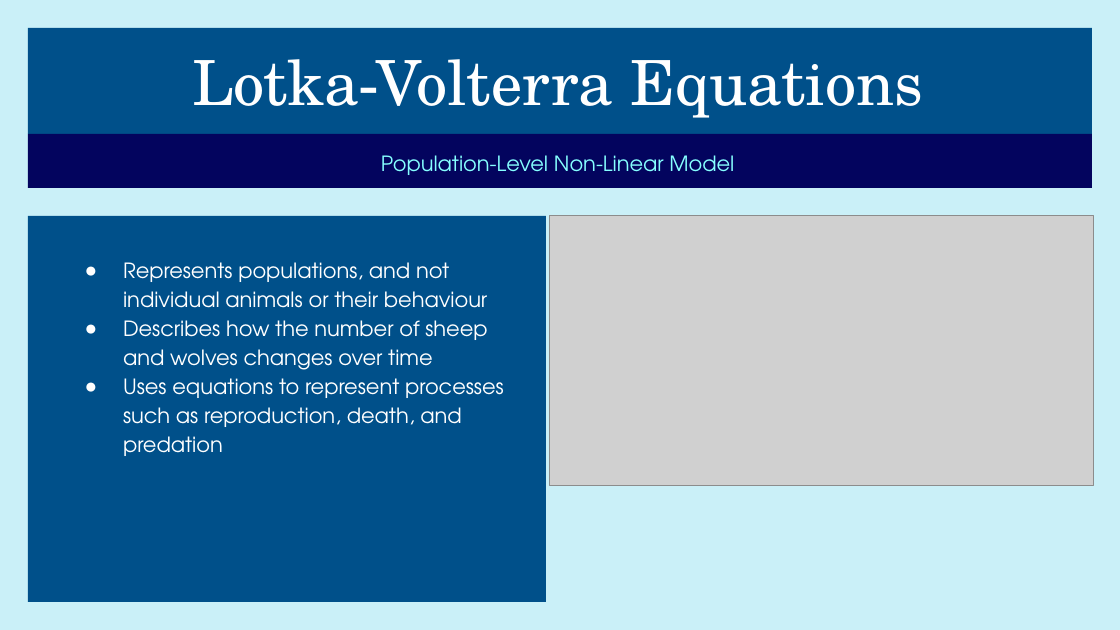
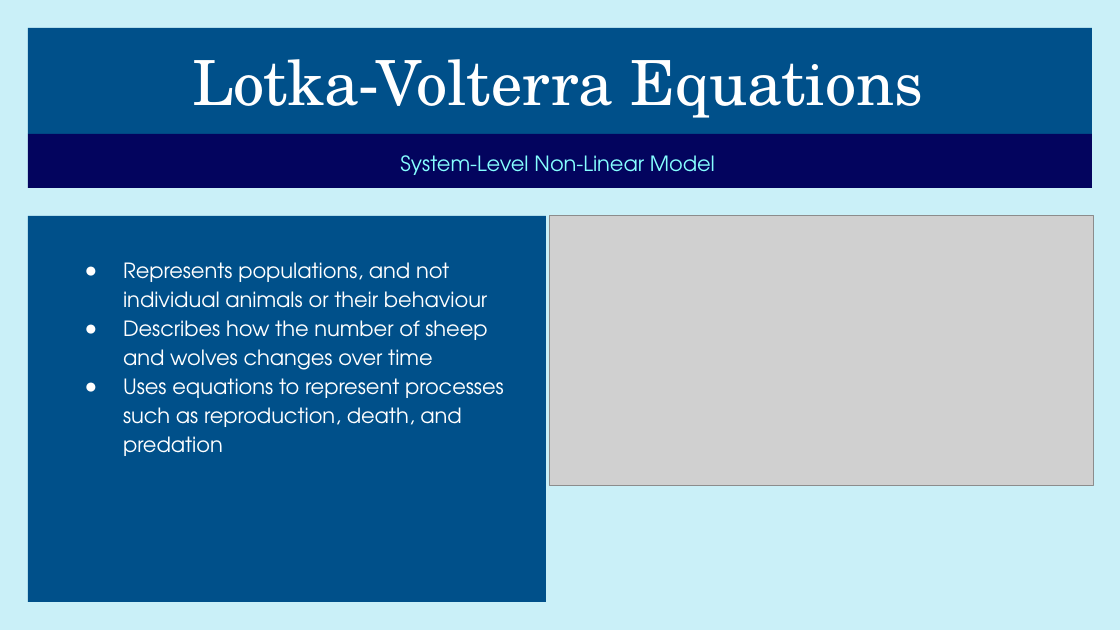
Before and after one commit to JBris/calibrating-abms-workshop, a slide deck: slide 3 of presentations/tpm/calibrating_abms_jbristow.pptx (slide 4 before the commit). Drawn at 1120x630 pixels with LibreOffice and Linux fonts; fonts in the diff are those of the drawing; grey boxes stand for pictures. Boxes give left, top, right and bottom in pixels: in the first picture for what was removed or moved away, otherwise in the second. Text is boxed around its words. In the diff, an @@ line names an element or a change of style, - is before the commit and + after.

```diff
--- a/presentations/tpm/calibrating_abms_jbristow.pptx
+++ b/presentations/tpm/calibrating_abms_jbristow.pptx
@@ subtitle at bbox=[400, 155, 715, 175]: text changed @@
-Population-Level Non-Linear Model
+System-Level Non-Linear Model
```
Also in this commit, not shown: 3 other slides changed, 1 slide added, 4 slides removed, 2 other files.
